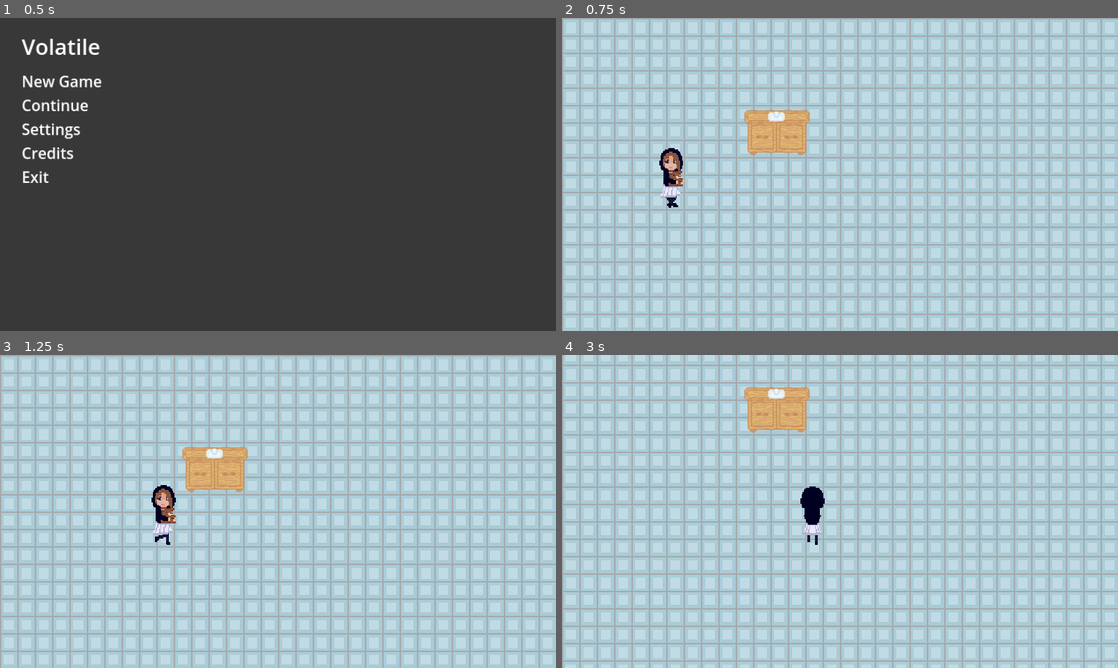
Above: before the commit, frames 1-4 (two rows, left to right).
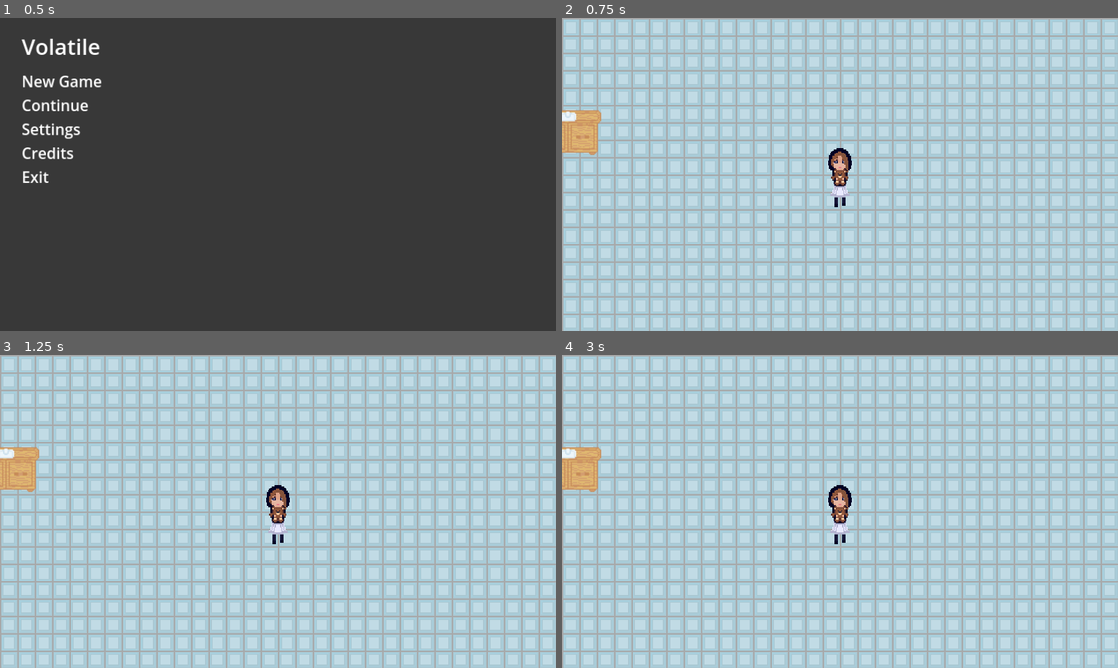
Above: after the commit, the same moments.

Repository: ioannoid/volatile-game-jam
Game: Godot game, scene res://main.tscn
The game is run twice, just before and just after one commit, with the same random seed, the same clock (stepped at 60 frames per second) and the same inputs.
Inputs (mouse positions are in pixels of both pictures, inside the frame that each line leads up to):
- Up to frame 1 (0.5 s): no input
- Up to frame 2 (0.75 s): tap Enter at 0.5 s; move the mouse to (623, 80) at 0.52 s; hold D (move_right) from 0.53 s (still down); hold E (Interact) from 0.53 s (still down); click (623, 80) at 0.67 s
- Up to frame 3 (1.25 s): keep holding D (move_right); keep holding E (Interact)
- Up to frame 4 (3 s): move the mouse to (728, 527) at 1.27 s; release D (move_right) at 1.28 s; release E (Interact) at 1.28 s; hold S (move_down) 1.28-2.03 s; tap E (Interact) at 1.35, 2.85 s; move the mouse to (895, 442) at 2.02 s; hold D (move_right) 2.03-2.78 s; hold E (Interact) 2.03-2.78 s; move the mouse to (812, 574) at 2.77 s; hold W (move_up) from 2.78 s (still down); click (812, 574) at 2.92 s

Frame 1 is identical in both runs. In frame 2, 3.5% of the frame differs, in the area x 0-53%, y 29-61%; in frame 3, 3.5%; in frame 4, 32%, in the area x 0-100%, y 0-100%.
Error after the commit: Parse Error: Unexpected "for" in class body. (res://girl.gd:6)

Commit message:
Started on save functions

Diff:
--- /dev/null
+++ b/game/character.gd
@@ -0,0 +1,4 @@
+extends Resource
+class_name character
+@export var xpos := -354
+@export var ypos := 0
--- a/game/game.gd
+++ b/game/game.gd
@@ -21,3 +21,58 @@
 	current_node = current_scene.instantiate()
 	add_child(current_node)
 	return OK
+
+func save_game():
+	var save_game = FileAccess.open("user://savegame.save", FileAccess.WRITE)
+	var save_nodes = get_tree().get_nodes_in_group("Persist")
+	for node in save_nodes:
+		# Check the node is an instanced scene so it can be instanced again during load.
+		if node.scene_file_path.is_empty():
+			print("persistent node '%s' is not an instanced scene, skipped" % node.name)
+			continue
+		# Check the node has a save function.
+		if !node.has_method("save"):
+			print("persistent node '%s' is missing a save() function, skipped" % node.name)
+			continue
+				# Call the node's save function.
+		var node_data = node.call("save")
+		# JSON provides a static method to serialized JSON string.
+		var json_string = JSON.stringify(node_data)
+		# Store the save dictionary as a new line in the save file.
+		save_game.store_line(json_string)
+
+func load_game():
+	if not FileAccess.file_exists("user://savegame.save"):
+		return # Error! We don't have a save to load.
+
+	# We need to revert the game state so we're not cloning objects
+	# during loading. This will vary wildly depending on the needs of a
+	# project, so take care with this step.
+	# For our example, we will accomplish this by deleting saveable objects.
+	var save_nodes = get_tree().get_nodes_in_group("Persist")
+	for i in save_nodes:
+		i.queue_free()
+	# Load the file line by line and process that dictionary to restore
+	# the object it represents.
+	var save_game = FileAccess.open("user://savegame.save", FileAccess.READ)
+	while save_game.get_position() < save_game.get_length():
+		var json_string = save_game.get_line()
+		# Creates the helper class to interact with JSON
+		var json = JSON.new()
+	# Check if there is any error while parsing the JSON string, skip in case of failure
+		var parse_result = json.parse(json_string)
+		if not parse_result == OK:
+			print("JSON Parse Error: ", json.get_error_message(), " in ", json_string, " at line ", json.get_error_line())
+			continue
+		# Get the data from the JSON object
+		var node_data = json.get_data()
+		# Firstly, we need to create the object and add it to the tree and set its position.
+		var new_object = load(node_data["filename"]).instantiate()
+		get_node(node_data["parent"]).add_child(new_object)
+		new_object.position = Vector2(node_data["pos_x"], node_data["pos_y"])
+
+		# Now we set the remaining variables.
+		for i in node_data.keys():
+			if i == "filename" or i == "parent" or i == "pos_x" or i == "pos_y":
+				continue
+			new_object.set(i, node_data[i])
--- a/game/game.tscn
+++ b/game/game.tscn
@@ -138,8 +138,9 @@
 
 [node name="PauseMenu" parent="Camera" instance=ExtResource("3_td0kf")]
 
-[node name="Girl" type="CharacterBody2D" parent="."]
+[node name="Girl" type="CharacterBody2D" parent="." groups=["Persist"]]
 script = ExtResource("26_mf1rg")
+speed = null
 
 [node name="AnimatedSprite2D" type="AnimatedSprite2D" parent="Girl"]
 texture_filter = 1
--- a/game/girl.gd
+++ b/game/girl.gd
@@ -3,15 +3,13 @@
 var screen_size
 var prev_velocity := Vector2(0,0)
 var stopped := false
+var save_nodes = get_tree().get_nodes_in_group("Persist")
+for i in save_nodes:
+	save()
 # Called when the node enters the scene tree for the first time.
 func _ready():
 	position.x = -354
 	position.y = 0
-
-func start(pos):
-	position = pos
-	show()
-	$CollisionShape2D.disabled = false
 
 func _process(delta):
 	if velocity.length() > 0:
@@ -68,3 +66,10 @@
 	var object := get_slide_collision(0).get_collider() as Chair
 	if object:
 		object.push(motion, speed)
+
+func save():
+	var savedict = {
+		"pos_x" : pos.x
+		"pos_y" : pos.y
+	}
+	return savedict
--- a/game/main.tscn
+++ b/game/main.tscn
@@ -2,5 +2,5 @@
 
 [ext_resource type="Script" path="res://main.gd" id="1_mnddb"]
 
-[node name="Main" type="Node"]
+[node name="Main" type="Node" groups=["Persist"]]
 script = ExtResource("1_mnddb")
--- /dev/null
+++ b/game/savescene.gd
@@ -0,0 +1,3 @@
+extends Resource
+class_name savescene
+var scene := "res://game.tscn"
Not shown: 1 places in game/game.tscn that only renumber resources
